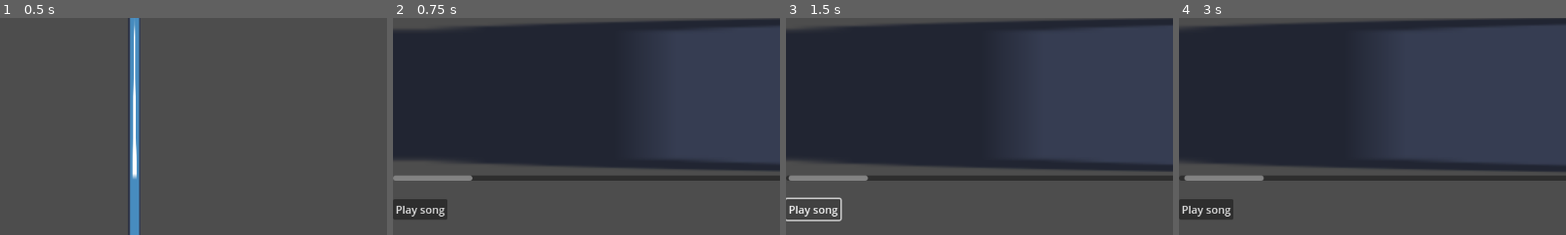
Above: before the commit, frames 1-4 (left to right).
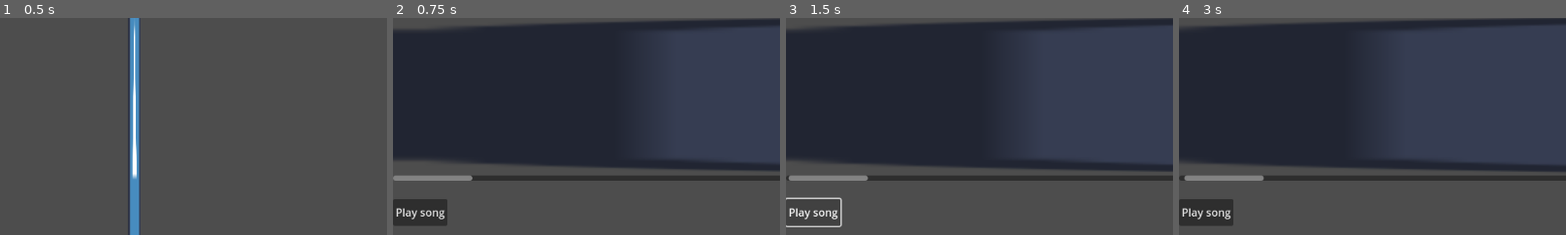
Above: after the commit, the same moments.

Repository: ValorZard/BandGame
Game: Godot game, scene res://src/game_engine/beatmap.tscn
The game is run twice, just before and just after one commit, with the same random seed, the same clock (stepped at 60 frames per second) and the same inputs. The engine's default icon, where the game draws it, is replaced by a stand-in: a white triangle on a blue panel in a dark square.
Inputs:
- Up to frame 1 (0.5 s): no input
- Up to frame 2 (0.75 s): click "Edit Beatmap" at 0.5 s
- Up to frame 3 (1.5 s): click "Play song" at 1.25 s
- Up to frame 4 (3 s): click "Play song" at 2 s; click "Export" at 2.75 s
The pictures show only the part of the screen within x 0-50%, y 16-66%; the shares and areas given below are measured in that part.

Frame 1 is identical in both runs. In frame 2, 0.7% of the frame differs, in the area x 0-15%, y 86-96%; in frame 3, 0.6%; in frame 4, 0.7%.
Error in both runs: Invalid access to property or key 'music-file' on a base object of type 'Dictionary'. (res://src/mapping_engine/beatmap_maker.gd:161)

Commit message:
added debug label representing seconds

Diff:
--- a/src/mapping_engine/beatmap_maker.tscn
+++ b/src/mapping_engine/beatmap_maker.tscn
@@ -118,16 +118,18 @@
 [node name="AudioStreamPlayer" type="AudioStreamPlayer" parent="."]
 stream = ExtResource("4_c6xe5")
 
-[node name="PlayButton" type="Button" parent="."]
-layout_mode = 1
-anchors_preset = 2
-anchor_top = 1.0
-anchor_bottom = 1.0
-offset_top = -273.0
-offset_right = 81.0
-offset_bottom = -242.0
-grow_vertical = 0
+[node name="PlaySongContainer" type="HBoxContainer" parent="."]
+layout_mode = 0
+offset_top = 375.0
+offset_right = 40.0
+offset_bottom = 415.0
+
+[node name="PlayButton" type="Button" parent="PlaySongContainer"]
+layout_mode = 2
 text = "Play song"
+
+[node name="PlaySongLabel" type="Label" parent="PlaySongContainer"]
+layout_mode = 2
 
 [connection signal="text_changed" from="HBoxContainer/SongLengthLineEdit" to="." method="_on_song_length_line_edit_text_changed"]
 [connection signal="text_changed" from="HBoxContainer/MeasureSubdivisionLineEdit" to="." method="_on_measure_subdivision_line_edit_text_changed"]
@@ -137,4 +139,4 @@
 [connection signal="text_changed" from="TimeSignatureManager/VBoxContainer/NoteValueLineEdit" to="." method="_on_note_value_text_changed"]
 [connection signal="button_down" from="ExportButton" to="." method="_on_export_button_button_down"]
 [connection signal="button_down" from="TestButton" to="." method="_on_test_button_button_down"]
-[connection signal="button_down" from="PlayButton" to="." method="_on_play_button_button_down"]
+[connection signal="button_down" from="PlaySongContainer/PlayButton" to="." method="_on_play_button_button_down"]
--- a/src/mapping_engine/note_selector.gd
+++ b/src/mapping_engine/note_selector.gd
@@ -8,9 +8,11 @@
 func _ready():
 	# print($OptionButton.get_selected_id())
 	option_button = $OptionButton
-	#set_note_name()
+	if note:
+		$Label.text = str(note.start_time)
 
 func set_note_name():
+	$Label.text = str(note.start_time)
 	match $OptionButton.get_selected_id():
 		RhythmGameUtils.NOTES.A: note.note_name = RhythmGameUtils.NOTES.A
 		RhythmGameUtils.NOTES.B: note.note_name = RhythmGameUtils.NOTES.B
--- a/src/mapping_engine/note_selector.tscn
+++ b/src/mapping_engine/note_selector.tscn
@@ -29,4 +29,18 @@
 popup/item_3/text = "D"
 popup/item_3/id = 3
 
+[node name="Label" type="Label" parent="."]
+anchors_preset = 7
+anchor_left = 0.5
+anchor_top = 1.0
+anchor_right = 0.5
+anchor_bottom = 1.0
+offset_left = -48.0
+offset_top = -87.0
+offset_right = -8.0
+offset_bottom = -64.0
+grow_horizontal = 2
+grow_vertical = 0
+horizontal_alignment = 1
+
 [connection signal="item_selected" from="OptionButton" to="." method="_on_option_button_item_selected"]
